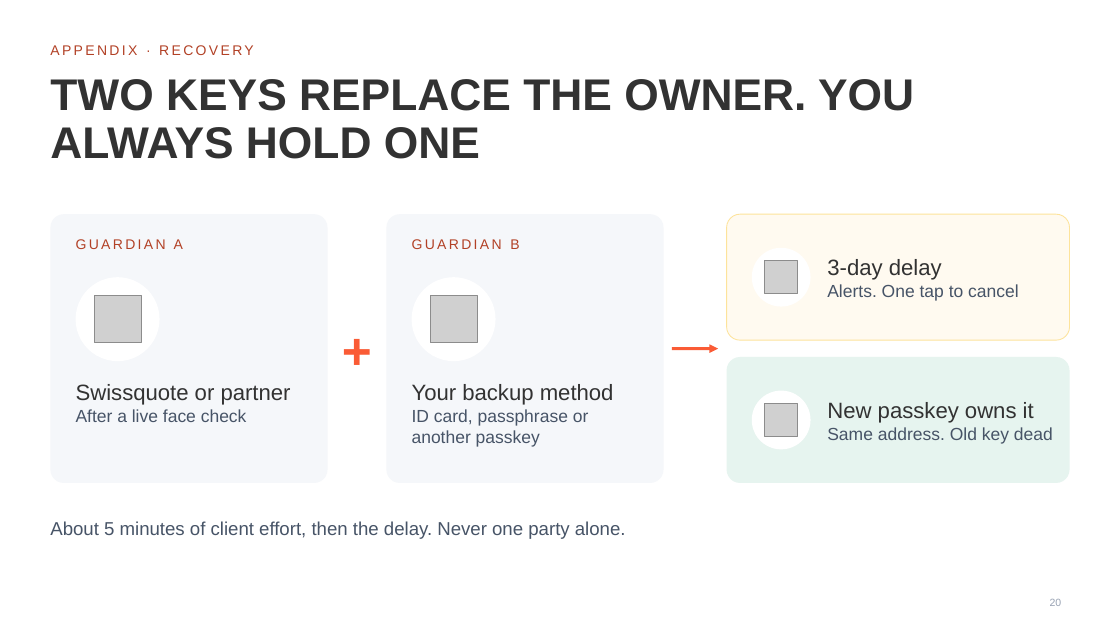
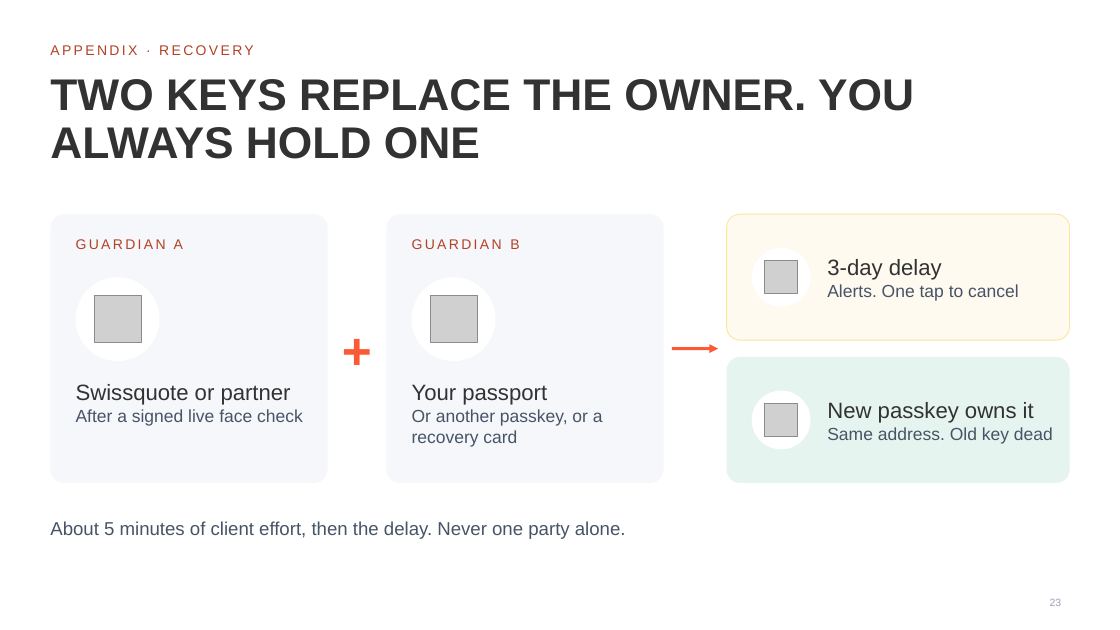
Before and after one commit to HugoPaj/BSA_Hackathon_HA, a slide deck: slide 23 of docs/deck/swissquote-wallet-pitch.pptx (slide 20 before the commit). Drawn at 1120x630 pixels with LibreOffice and Linux fonts; fonts in the diff are those of the drawing; grey boxes stand for pictures; background and template pictures are left out. Boxes give left, top, right and bottom in pixels: in the first picture for what was removed or moved away, otherwise in the second. Text is boxed around its words. In the diff, an @@ line names an element or a change of style, - is before the commit and + after.

```diff
--- a/docs/deck/swissquote-wallet-pitch.pptx
+++ b/docs/deck/swissquote-wallet-pitch.pptx
@@ text at (412, 384, 603, 447): text changed @@
-Your backup method
-ID card, passphrase or another passkey
+Your passport
+Or another passkey, or a recovery card
@@ text at (76, 409, 303, 426): text changed @@
-After a live face check
+After a signed live face check
```
Also in this commit, not shown: 12 other slides changed, 5 slides added, 2 slides removed, 15 other files.
